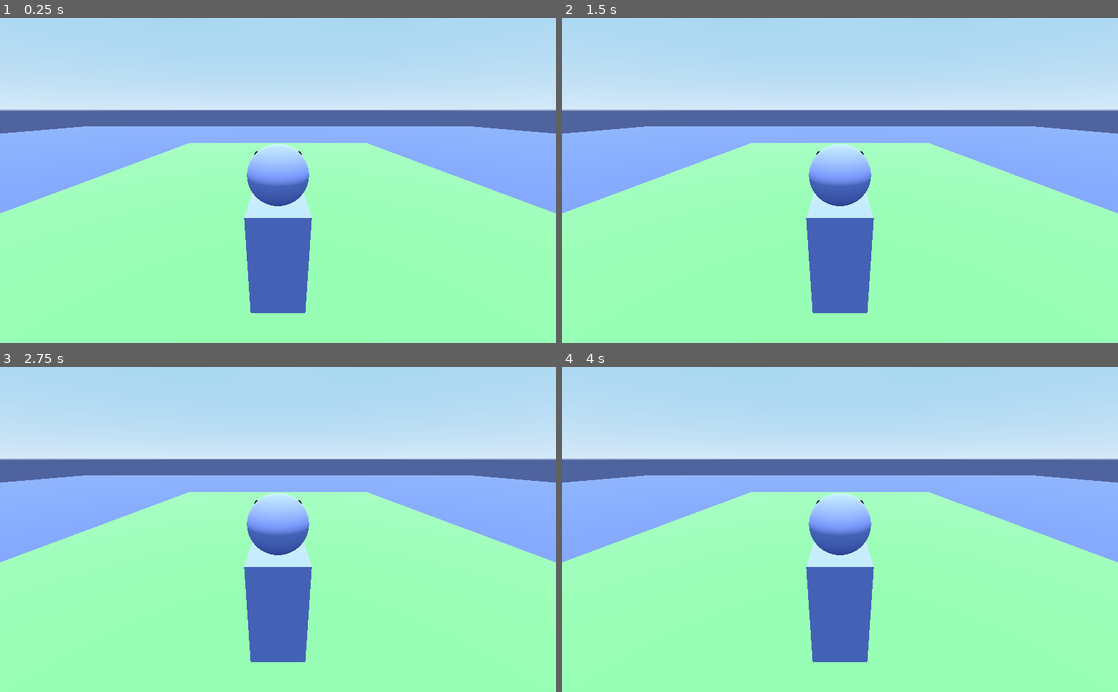
Above: before the commit, frames 1-4 (two rows, left to right).
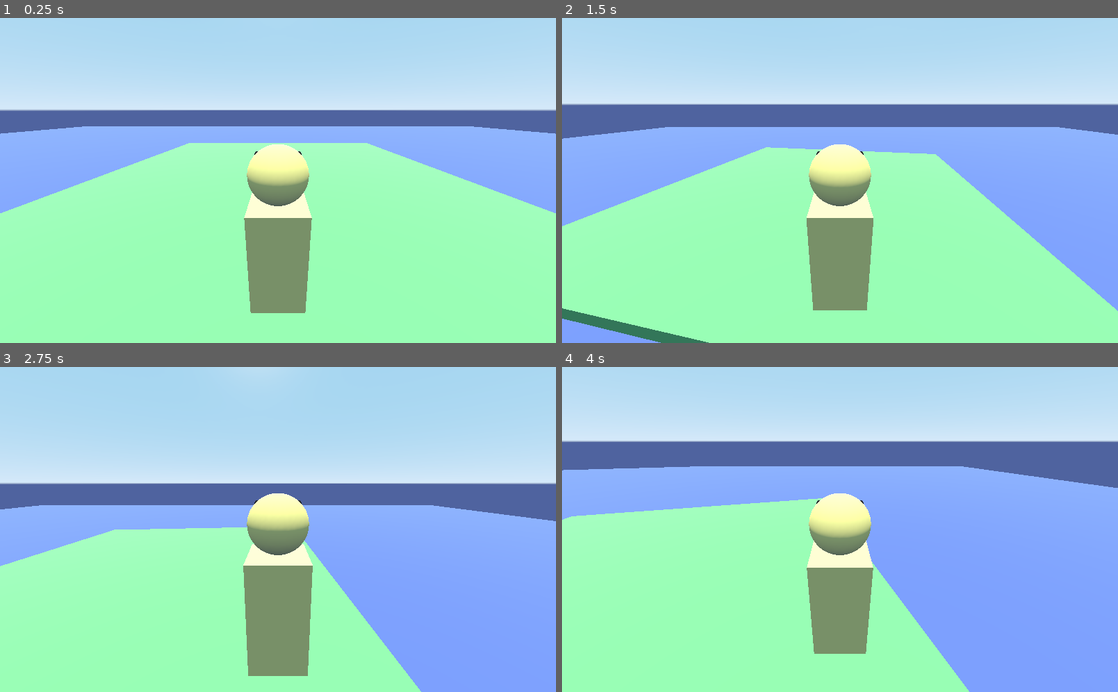
Above: after the commit, the same moments.

Repository: ZacharyGodfrey/godot-game
Game: Godot game, scene res://scenes/World.tscn
Same seed, same stepped clock (60 frames per second), same inputs: the game is played once before the commit and once after it. Before the commit the project has no main scene; this scene is started directly in both runs.
Inputs (mouse positions are in pixels of both pictures, inside the frame that each line leads up to):
- Up to frame 1 (0.25 s): no input
- Up to frame 2 (1.5 s): tap Enter at 0.5 s; move the mouse to (962, 164) at 0.52 s; hold D (move_right) 0.53-1.28 s; tap Space (jump) at 0.6, 0.77, 1.07, 1.35 s; move the mouse to (728, 196) at 1.27 s; hold S (move_backward) from 1.28 s (still down)
- Up to frame 3 (2.75 s): tap Space (jump) at 1.52, 1.82, 2.1 s; move the mouse to (333, 458) at 2.02 s; release S (move_backward) at 2.03 s; hold D (move_right) from 2.03 s (still down)
- Up to frame 4 (4 s): move the mouse to (812, 594) at 2.77 s; release D (move_right) at 2.78 s; hold W (move_forward) 2.78-3.53 s; tap Space (jump) at 2.85, 3.02, 3.32, 3.6, 3.77 s; move the mouse to (1006, 578) at 3.52 s; hold A (move_left) from 3.53 s (still down)

The runs differ from the first frame. In frame 1, 5.5% of the frame differs, in the area x 3-97%, y 38-91%; in frame 2, 17%; in frame 3, 42%, in the area x 0-100%, y 27-100%; in frame 4, 36%.

Commit message:
add movement script

Diff:
--- a/src/project.godot
+++ b/src/project.godot
@@ -16,6 +16,7 @@
 [application]
 
 config/name="IslandExplorer"
+run/main_scene="res://scenes/World.tscn"
 config/icon="res://icon.png"
 
 [input]
--- a/src/scenes/Player.tscn
+++ b/src/scenes/Player.tscn
@@ -1,37 +1,40 @@
-[gd_scene load_steps=8 format=2]
+[gd_scene load_steps=9 format=2]
 
-[sub_resource type="CylinderShape" id=3]
+[ext_resource path="res://scripts/Player.gd" type="Script" id=1]
+
+[sub_resource type="CylinderShape" id=1]
 
 [sub_resource type="SphereMesh" id=2]
 
-[sub_resource type="SpatialMaterial" id=4]
-albedo_color = Color( 0.509804, 0.588235, 0.901961, 1 )
+[sub_resource type="SpatialMaterial" id=3]
+albedo_color = Color( 0.901961, 0.862745, 0.509804, 1 )
+
+[sub_resource type="CubeMesh" id=4]
+
+[sub_resource type="SpatialMaterial" id=5]
+albedo_color = Color( 0, 0, 0, 1 )
 
 [sub_resource type="CubeMesh" id=6]
 
 [sub_resource type="SpatialMaterial" id=7]
-albedo_color = Color( 0, 0, 0, 1 )
-
-[sub_resource type="CubeMesh" id=1]
-
-[sub_resource type="SpatialMaterial" id=5]
-albedo_color = Color( 0.509804, 0.588235, 0.901961, 1 )
+albedo_color = Color( 0.901961, 0.862745, 0.509804, 1 )
 
 [node name="Player" type="KinematicBody"]
+script = ExtResource( 1 )
 
 [node name="CollisionShape" type="CollisionShape" parent="."]
 transform = Transform( 1.5, 0, 0, 0, 3, 0, 0, 0, 1.5, 0, 3, 0 )
-shape = SubResource( 3 )
+shape = SubResource( 1 )
 
 [node name="Head" type="MeshInstance" parent="."]
 transform = Transform( 1, 0, 0, 0, 1, 0, 0, 0, 1, 0, 5, 0 )
 mesh = SubResource( 2 )
-material/0 = SubResource( 4 )
+material/0 = SubResource( 3 )
 
 [node name="Glasses" type="MeshInstance" parent="Head"]
 transform = Transform( 0.8, 0, 0, 0, 0.2, 0, 0, 0, 0.2, 0, 0.4, -0.75 )
-mesh = SubResource( 6 )
-material/0 = SubResource( 7 )
+mesh = SubResource( 4 )
+material/0 = SubResource( 5 )
 
 [node name="Camera" type="Camera" parent="Head"]
 transform = Transform( 1, 0, 0, 0, 0.939693, 0.34202, 0, -0.34202, 0.939693, 0, 2, 6 )
@@ -39,5 +42,9 @@
 
 [node name="Body" type="MeshInstance" parent="."]
 transform = Transform( 1, 0, 0, 0, 2, 0, 0, 0, 1, 0, 2, 0 )
-mesh = SubResource( 1 )
-material/0 = SubResource( 5 )
+mesh = SubResource( 6 )
+material/0 = SubResource( 7 )
+
+[node name="GroundCheck" type="RayCast" parent="."]
+transform = Transform( 1, 0, 0, 0, 1, 0, 0, 0, 1, 0, 1, 0 )
+cast_to = Vector3( 0, -1.5, 0 )
--- /dev/null
+++ b/src/scripts/Player.gd
@@ -0,0 +1,62 @@
+extends KinematicBody
+
+var lookSensitivity = 0.05
+var walkSpeed = 10
+var horizontalAcceleration = 5
+var airAcceleration = 2
+var normalAcceleration = 5
+var gravity = 20
+var jump = 12
+var fullContact = false
+
+var direction = Vector3()
+var horizontalVelocity = Vector3()
+var movement = Vector3()
+var gravityVector = Vector3()
+
+onready var head = $Head
+onready var groundCheck = $GroundCheck
+
+func _ready():
+	Input.set_mouse_mode(Input.MOUSE_MODE_CAPTURED)
+
+func _input(event):
+	if event is InputEventMouseMotion:
+		rotate_y(deg2rad(-event.relative.x * lookSensitivity))
+		head.rotate_x(deg2rad(-event.relative.y * lookSensitivity))
+		head.rotation.x = clamp(head.rotation.x, deg2rad(-45), deg2rad(45))
+
+func _physics_process(delta):
+	direction = Vector3()
+
+	fullContact = groundCheck.is_colliding()
+
+	if not is_on_floor():
+		gravityVector += Vector3.DOWN * gravity * delta
+		horizontalAcceleration = airAcceleration
+	elif is_on_floor() and fullContact:
+		gravityVector = -get_floor_normal() * gravity
+		horizontalAcceleration = normalAcceleration
+	else:
+		gravityVector = -get_floor_normal()
+		horizontalAcceleration = normalAcceleration
+
+	if Input.is_action_just_pressed("jump") and (is_on_floor() or groundCheck.is_colliding()):
+		gravityVector = Vector3.UP * jump
+
+	if Input.is_action_pressed("move_forward"):
+		direction -= transform.basis.z
+	elif Input.is_action_pressed("move_backward"):
+		direction += transform.basis.z
+	if Input.is_action_pressed("move_left"):
+		direction -= transform.basis.x
+	elif Input.is_action_pressed("move_right"):
+		direction += transform.basis.x
+
+	direction = direction.normalized()
+	horizontalVelocity = horizontalVelocity.linear_interpolate(direction * walkSpeed, horizontalAcceleration * delta)
+	movement.z = horizontalVelocity.z + gravityVector.z
+	movement.x = horizontalVelocity.x + gravityVector.x
+	movement.y = gravityVector.y
+
+	move_and_slide(movement, Vector3.UP)
